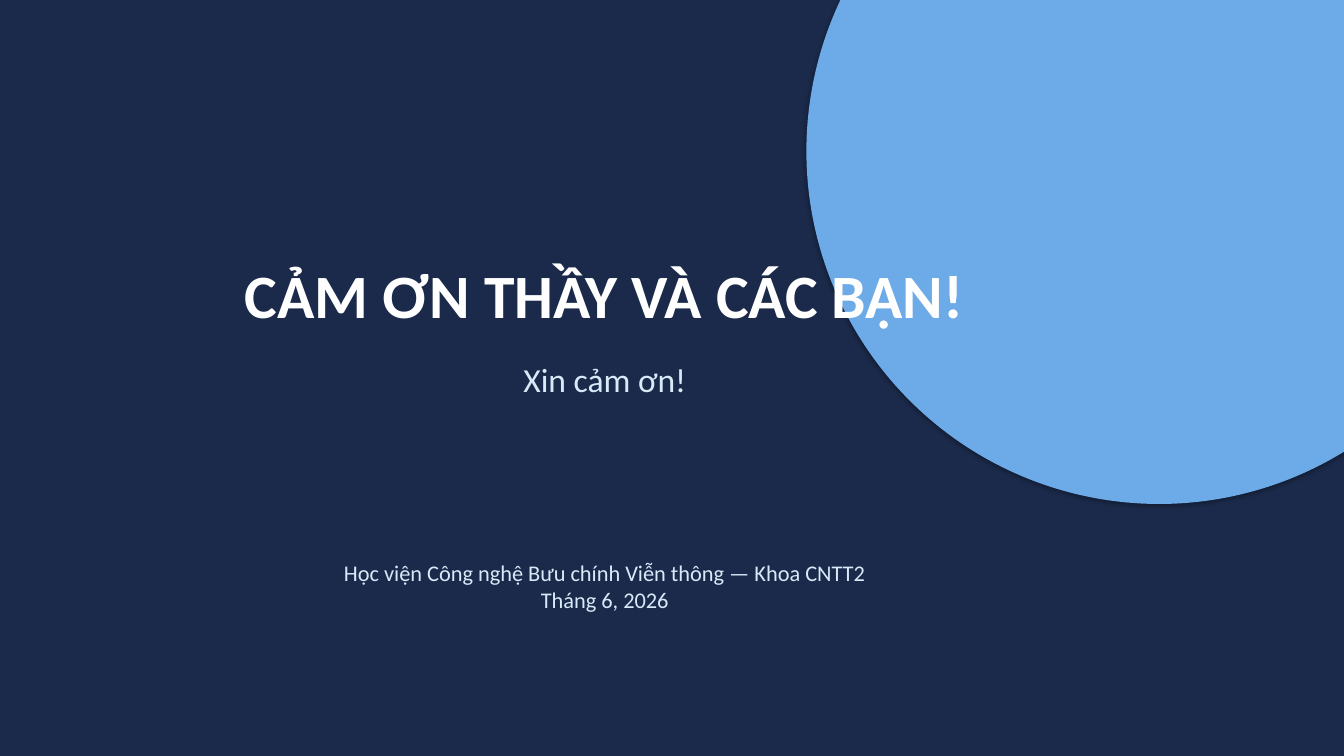
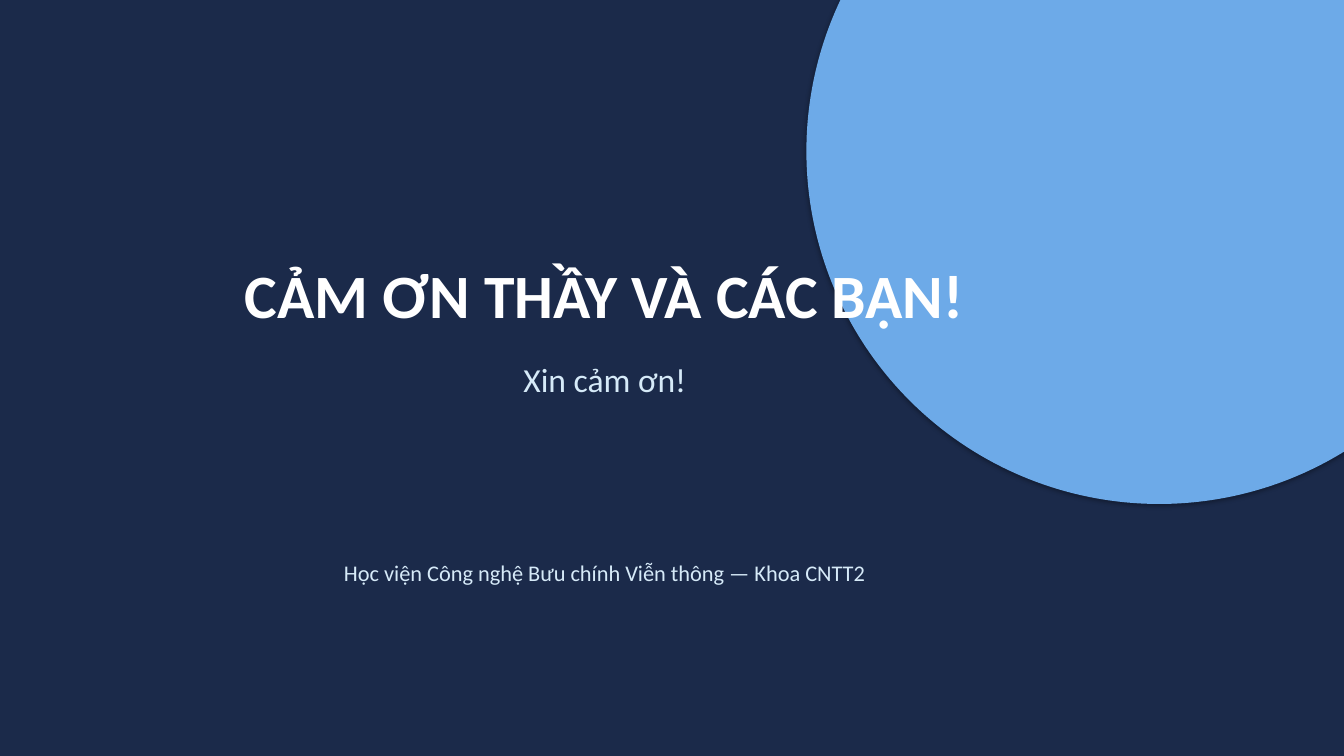
Before and after one commit to simasangggg/smartvn-report, a slide deck: slide 21 of slides/OCR-Presentation.pptx (slide 29 before the commit). Drawn at 1344x756 pixels with LibreOffice and Linux fonts; fonts in the diff are those of the drawing. Boxes give left, top, right and bottom in pixels: in the first picture for what was removed or moved away, otherwise in the second. Text is boxed around its words. In the diff, an @@ line names an element or a change of style, - is before the commit and + after.

```diff
--- a/slides/OCR-Presentation.pptx
+++ b/slides/OCR-Presentation.pptx
@@ text at [344,563,865,585]: text changed @@
-Học viện Công nghệ Bưu chính Viễn thông — Khoa CNTT2
-Tháng 6, 2026
+Học viện Công nghệ Bưu chính Viễn thông — Khoa CNTT2
```
Also in this commit, not shown: 20 other slides changed, 8 slides removed, 6 other files.
